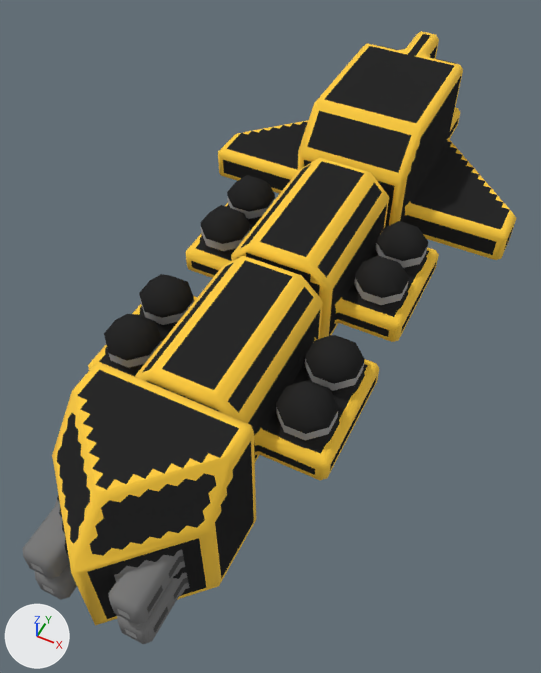
The OBJ model src/jsMain/resources/meshes/mechyrdia-3-mont-imperial-class.obj, before and after one commit.
Rendered twice from a 50 mm lens placed at (23.5, -53.6, 64.7), pointed at (-0.4, -5.9, 5.0). Arrows for +X, +Y and +Z are at lower left; the lights stay in place. Where no turn or scale is listed for an object, it has been applied to the vertices.

Names of what the first picture shows: 'mechyrdia-3-mont-imperial-class'.
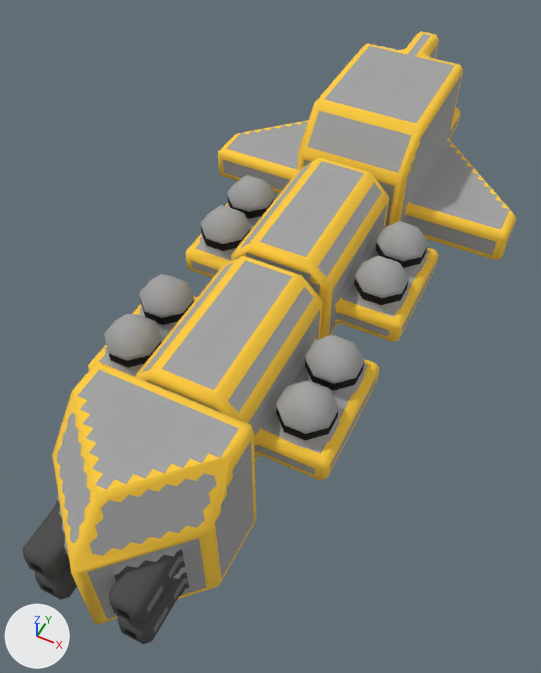
Location of each change, (x1, y1, x2, y2) in pixels of the pictures (541 x 673 px; the box of a moved part takes in the faces that stretch with it):
part 1 of me_mechyrdia_3_mont_imperial_class, moved or reshaped: before (59, 190, 408, 564); after (75, 128, 423, 530)
part 2 of me_mechyrdia_3_mont_imperial_class, surface changed (black to grey): (22, 34, 513, 643) in both

What the commit changed:
me_mechyrdia_3_mont_imperial_class is used by ob_mechyrdia_3_mont_imperial_class; location (0.0, 0.0, 0.0).
me_mechyrdia_3_mont_imperial_class had 2159 vertices, 3973 faces and spanned x -18.5..18.5, y -39.0..39.0, z 0.0..19.0.
me_mechyrdia_3_mont_imperial_class now has 2163 vertices, 3975 faces and spans x -18.5..18.5, y -39.0..39.0, z 0.0..19.0.
me_mechyrdia_3_mont_imperial_class part 1: 4 vertices moved from x -7.5..3.5, y -35.5..5.0, z 7.5..12.5 to x -7.5..4.5, y -34.5..4.5, z 7.5..12.5; 14 vertices removed from x -11.0..11.0, y -35.3..8.0, z 3.7..13.5; 14 vertices added at x -11.0..11.0, y -36.3..14.5, z 3.7..16.2.
me_mechyrdia_3_mont_imperial_class part 2: 2019 kept faces spanning x -17.8..18.5, y -39.0..39.0, z 0.0..19.0 get new texture (UV) coordinates.
